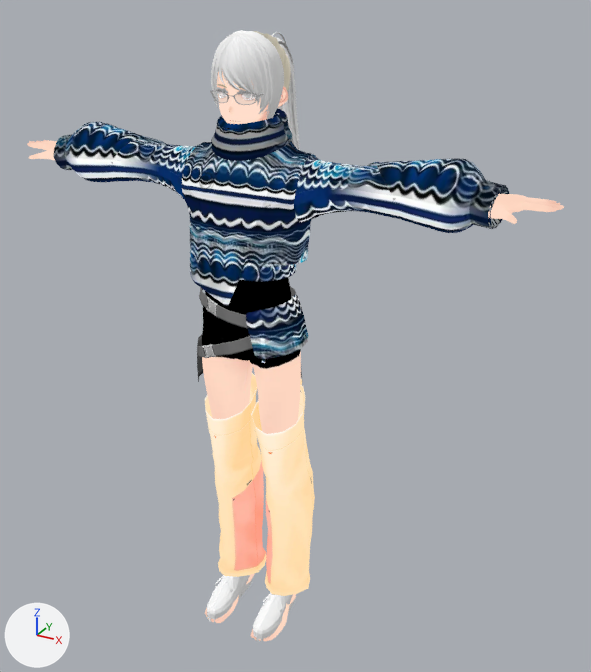
The glTF model saga-assets/characters/web3d/hq_yongpa.glb: old version first, new version second.
Camera for both pictures: a 50 mm lens placed at (1.141, -1.815, 1.923), pointed at (0.078, 0.117, 0.957). The lights are fixed; the arrows at lower left show +X, +Y and +Z. The first picture is the older version.

The first picture shows 'Body.001', 'Body.004', 'Body.005', 'Body.006', 'Body.007', 'Body.008', 'Body.009', 'Face.004', 'Hair.001' and 4 more.
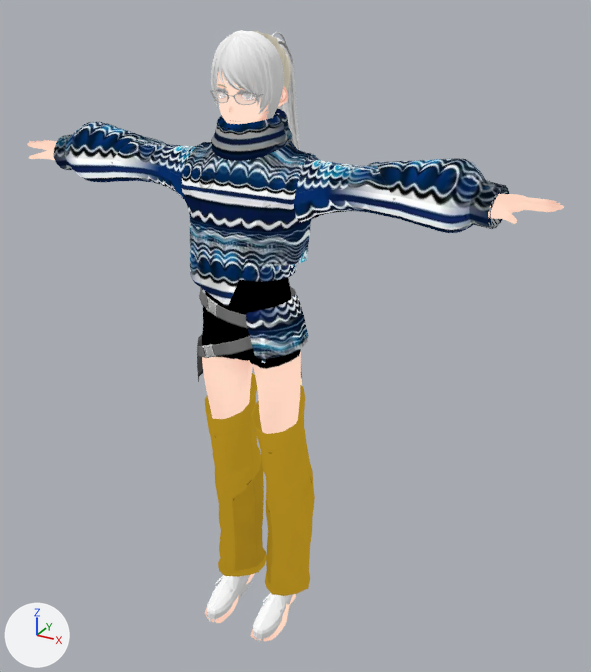
What differs and where, as boxes (x1, y1, x2, y2) in the pictures (591 x 672 px):
'Body.006', recoloured (beige to yellow): (205, 373, 315, 596) in both

Patch to the scene script:
```diff
--- a/saga-assets/characters/web3d/hq_yongpa.glb.py
+++ b/saga-assets/characters/web3d/hq_yongpa.glb.py
@@ img_16__tintb08a1e @@
+img_16__tintb08a1e = load_image('_16__tintb08a1e', 'tex/6a057ea786f520e4.webp', 1024, 1024, 'sRGB')
@@ mat_n00_001_02_bottoms_01_cloth__instance__001 @@
+mat_n00_001_02_bottoms_01_cloth__instance__001 = bpy.data.materials.new('N00_001_02_Bottoms_01_CLOTH (Instance).001')
+# uses the picture img_16__tintb08a1e
@@ me_body__merged__006 @@
 me_body__merged__006.from_pydata(...)  # 558 vertices, 982 faces; spans x -0.17..0.17, y -0.086..0.14, z 0.07..0.828
-me_body__merged__006.materials.append(mat_n00_001_02_bottoms_01_cloth__instance)
+me_body__merged__006.materials.append(mat_n00_001_02_bottoms_01_cloth__instance__001)
```
